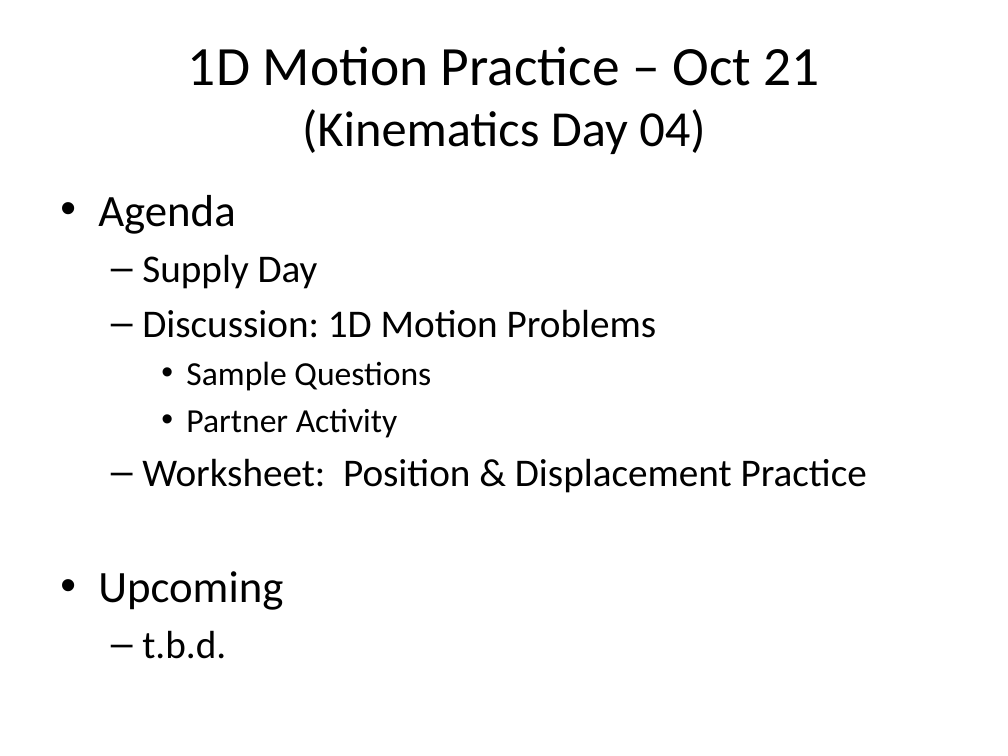
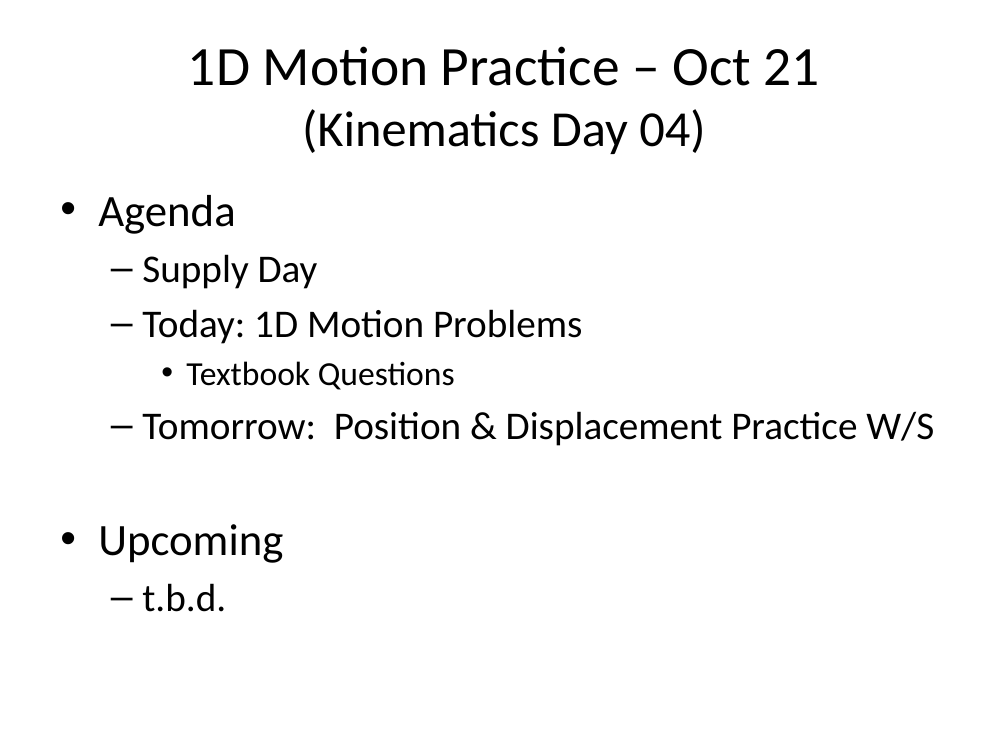
Before and after one commit to Greg5519/SPH3U0, a slide deck: slide 1 of Daily Agendas/Day8.1_MotionPractice1D.pptx. Drawn at 1008x756 pixels with LibreOffice and Linux fonts; fonts in the diff are those of the drawing. Boxes give left, top, right and bottom in pixels: in the first picture for what was removed or moved away, otherwise in the second. Text is boxed around its words. In the diff, an @@ line names an element or a change of style, - is before the commit and + after.

```diff
--- a/Daily Agendas/Day8.1_MotionPractice1D.pptx
+++ b/Daily Agendas/Day8.1_MotionPractice1D.pptx
@@ text at [142, 309, 934, 446]: text changed @@
-  – Discussion: 1D Motion Problems
-    • Sample Questions
-    • Partner Activity
-  – Worksheet: Position & Displacement Practice
+  – Today: 1D Motion Problems
+    • Textbook Questions
+  – Tomorrow: Position & Displacement Practice W/S
```
Also in this commit, not shown: 1 other file.
